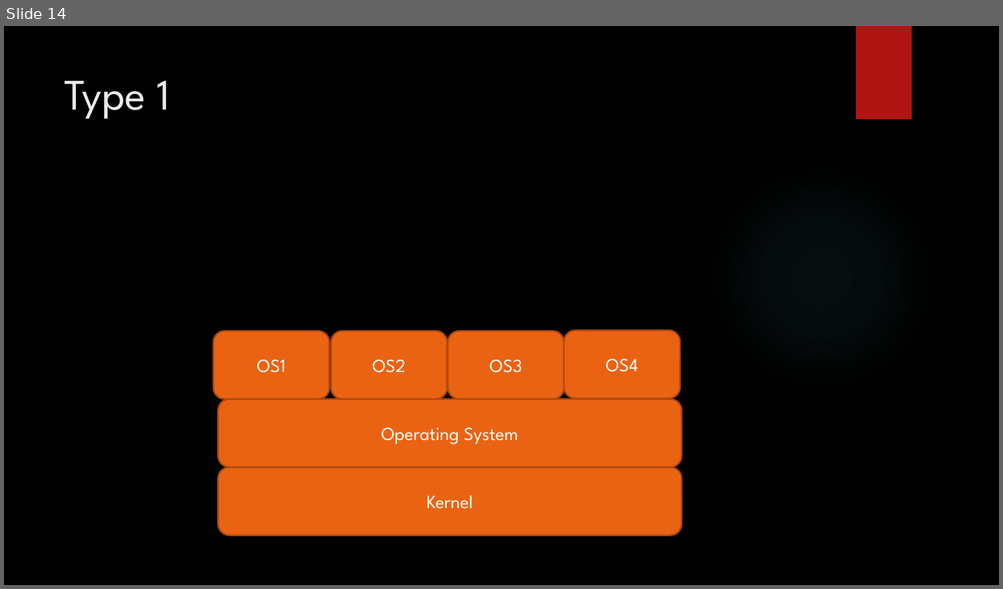
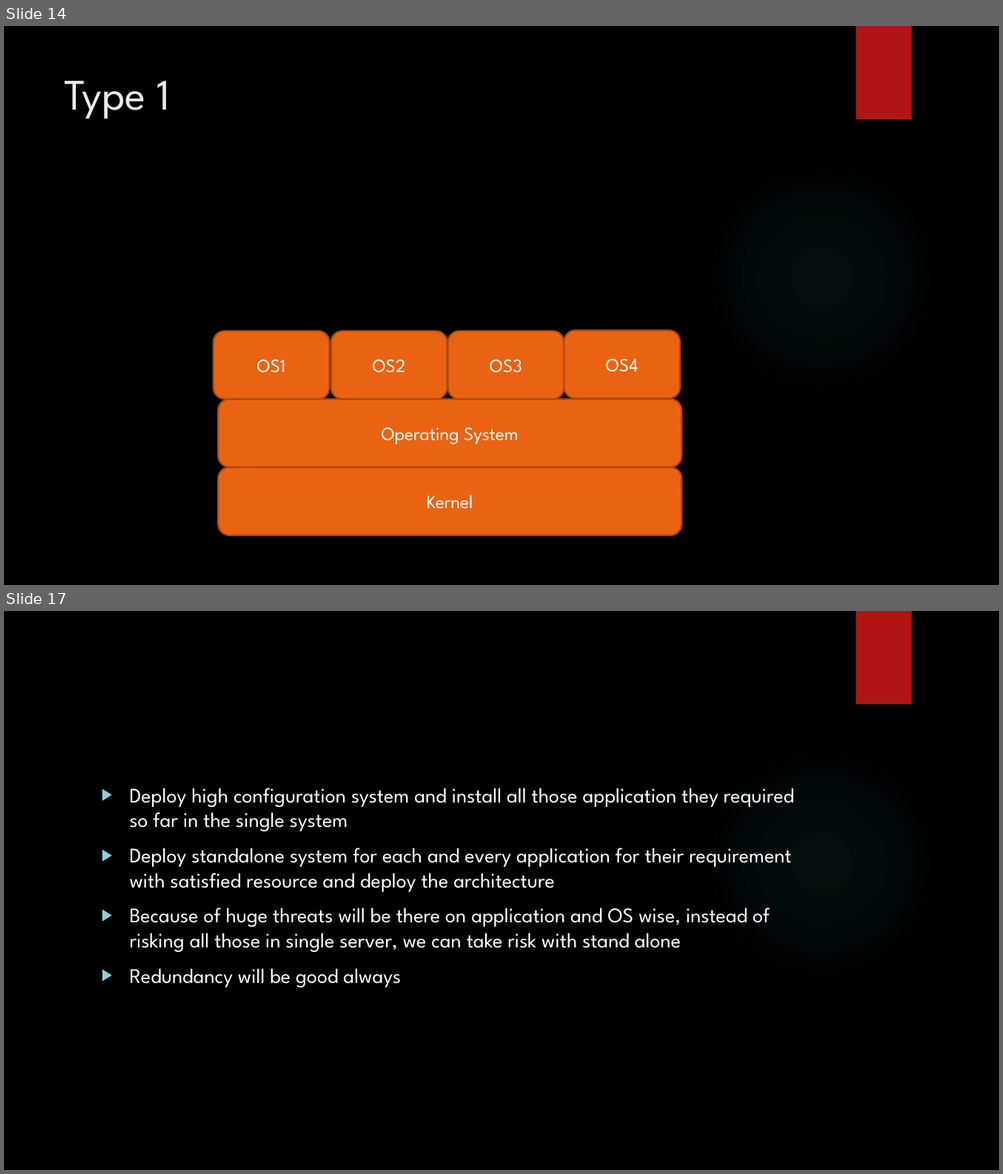
Before and after one commit to karthick1808/DW001, a slide deck: Cloud Basics.pptx. Shown one above the other, each under a label of ours: slide 14 before the commit, slides 14 and 17 after it; the slides between them are not shown. The pictures are 1003x589 and 1003x1174 pixels, drawn with LibreOffice and Linux fonts; fonts in the diff are those of the drawing; background and template pictures are left out. Boxes give left, top, right and bottom in pixels: in the first picture for what was removed or moved away, otherwise in the second. Text is boxed around its words. In the diff, an @@ line names an element or a change of style, - is before the commit and + after.

```diff
--- a/Cloud Basics.pptx
+++ b/Cloud Basics.pptx
@@ slide 17 added at (4, 611, 999, 1170), background picture (left out); not listed: 2 template elements that a slide beside it also shows @@
@@ text added at (130, 788, 794, 988), 20 pt, text #FFFFFF @@
+▶ Deploy high configuration system and install all those application they required so far in the single system
+▶ Deploy standalone system for each and every application for their requirement with satisfied resource and deploy the architecture
+▶ Because of huge threats will be there on application and OS wise, instead of risking all those in single server, we can take risk with stand alone
+▶ Redundancy will be good always
```
Also in this commit, not shown: 2 slides changed, 7 other slides added.
